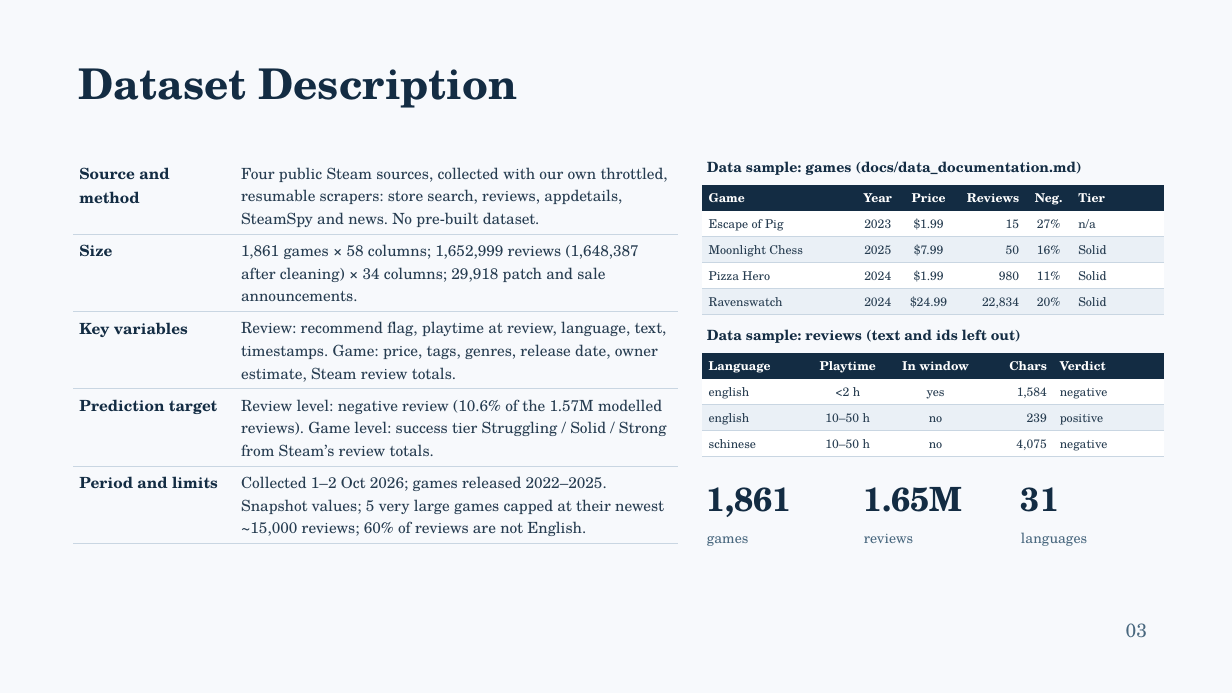
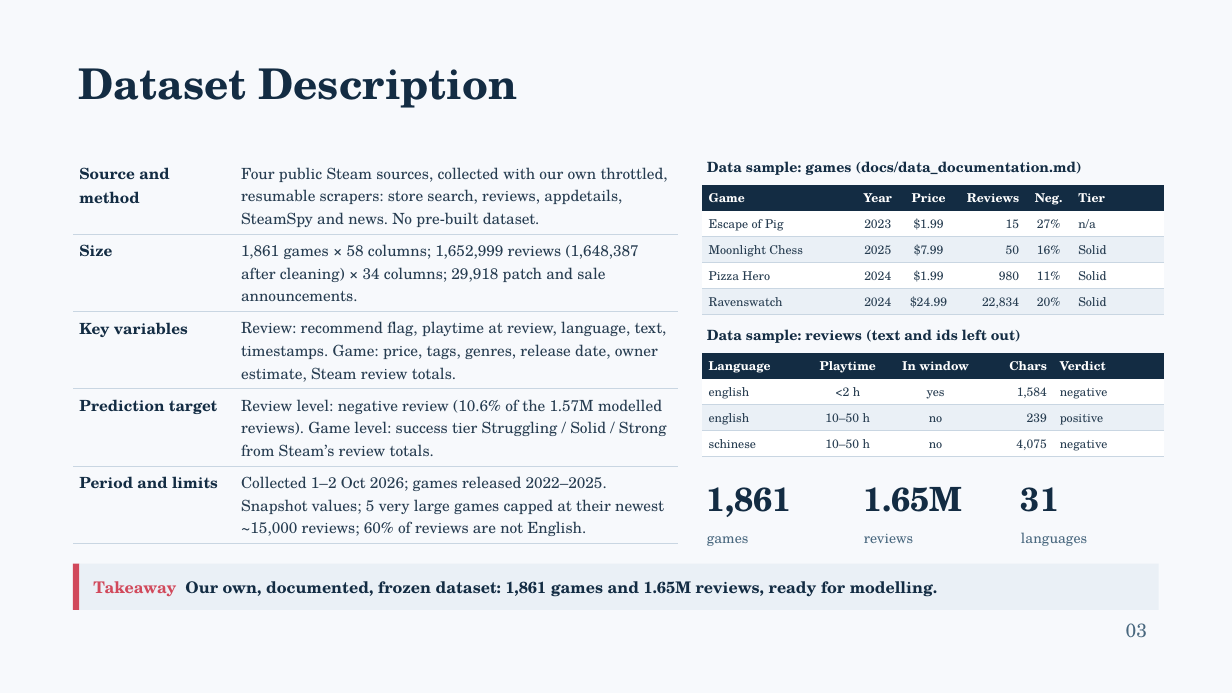
Before and after one commit to Shan713/IndieGuard, a slide deck: slide 3 of slides/review1.pptx. Drawn at 1232x693 pixels with LibreOffice and Linux fonts; fonts in the diff are those of the drawing. Boxes give left, top, right and bottom in pixels: in the first picture for what was removed or moved away, otherwise in the second. Text is boxed around its words. In the diff, an @@ line names an element or a change of style, - is before the commit and + after.

Commit message:
Slides: add four EDA slides, team details and owners, takeaway bars

```diff
--- a/slides/review1.pptx
+++ b/slides/review1.pptx
@@ rectangle added at (73,564,79,610), fill #D1495B @@
@@ rectangle added at (79,564,1159,610), fill #EAF0F6, 12.5 pt, text #132C43, bold @@
+Takeaway Our own, documented, frozen dataset: 1,861 games and 1.65M reviews, ready for modelling.
```
Also in this commit, not shown: 8 other slides changed, 4 slides added.
